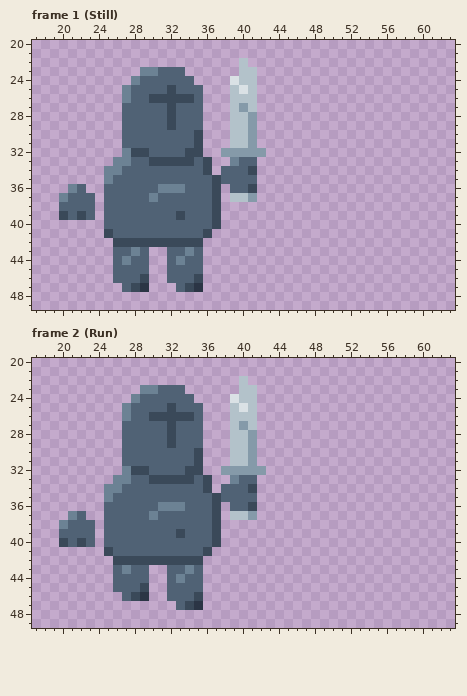
One commit to this pixel-art file: assets/Art/Knight1.aseprite. The first picture shows the starting point.
64x64 pixels, 10 frames. Shown: frame 1 (Still): x 17..63, y 20..49; frame 2 (Run): x 17..63, y 20..49. The commit also changed other frames, which this record leaves out.
After the commit:
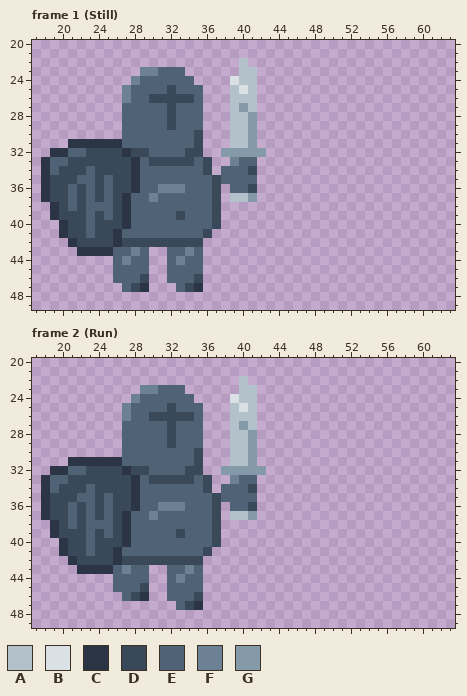
Palette (. is transparent): A #b3c2ca  B #dae1e5  C #2b3545  D #3a4959  E #506275  F #6c8294  G #859aa9
Changes in this commit:
--- frame 1 (Still), layer "fist"
@@ x 17..30 @@
 30 ..........EEEE
-31 ..........EEEE
-32 ..........FDDE
-33 .........FFEED
-34 ........FFEEEE
-35 ........FEEEEE
-36 ....FE..EEEEEE
-37 ...FEEE.EEEEEF
-38 ...EEEE.EEEEEE
-39 ...DEDE.EEEEEE
-40 ........EEEEEE
-41 ........DEEEEE
-42 .........DDDDD
-43 .........EEFE.
+31 ....CCCCCCEEEE
+32 ..CCEEDDDDCDDE
+33 .CEEDDDDDDDCED
+34 .CEDDDEDDDDCEE
+35 .CDDDEEDEDDCEE
+36 .CDDEDEDEDDCEE
+37 .CDDEDEDEDCEEF
+38 ..CDEDEEEDCEEE
+39 ..CDDDEDEDCEEE
+40 ...CDDEDDDCEEE
+41 ...CDDEDDCEEEE
+42 ....CDDDDCDDDD
+43 .....CCCCEEFE.
 44 .........EFEE.
--- frame 2 (Run), layer "fist"
@@ x 17..30 @@
 30 ..........EEEE
-31 ..........EEEE
-32 ..........FDDE
-33 .........FFEED
-34 ........FFEEEE
-35 ........FEEEEE
-36 ........EEEEEE
-37 ....FE..EEEEEF
-38 ...FEEE.EEEEEE
-39 ...EEEE.EEEEEE
-40 ...DEDE.EEEEEE
-41 ........DEEEEE
-42 .........DDDDD
-43 .........EFEE.
+31 ....CCCCCCEEEE
+32 ..CCEEDDDDCDDE
+33 .CEEDDDDDDDCED
+34 .CEDDDEDDDDCEE
+35 .CDDDEEDEDDCEE
+36 .CDDEDEDEDDCEE
+37 .CDDEDEDEDCEEF
+38 ..CDEDEEEDCEEE
+39 ..CDDDEDEDCEEE
+40 ...CDDEDDDCEEE
+41 ...CDDEDDCEEEE
+42 ....CDDDDCDDDD
+43 .....CCCCEFEE.
 44 .........EEEE.
Boxes around the changes in both pictures, in picture pixels (x1, y1, x2, y2):
changed: (41, 139, 140, 256)
changed: (41, 457, 140, 574)
